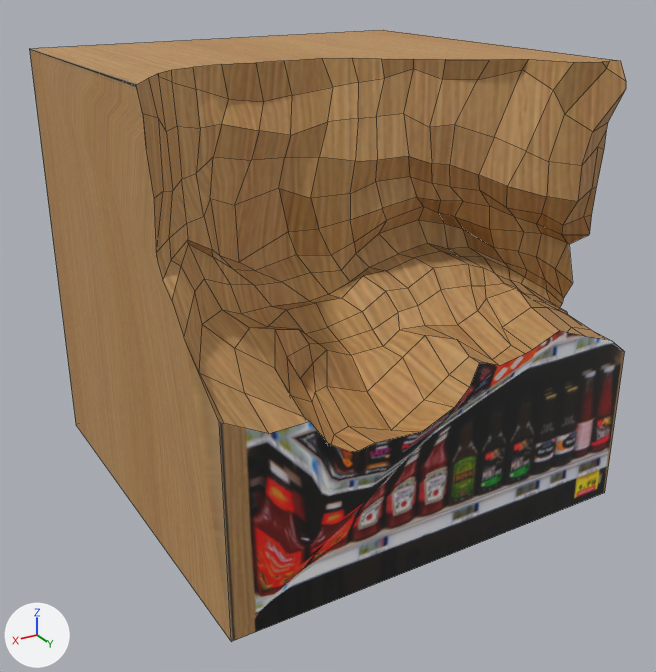
Renders of the OBJ model GLImac-Template-build/TP_proj/assets/trouDroite.obj from each side of a commit.
The view is the same before and after, from a camera (50 mm lens) standing at (3.14, 5.31, 0.67) and looking at (0.05, 0.17, -1.9). Lighting does not change. The marker at lower left points along +X, +Y and +Z. Mesh edges are drawn as thin lines. Where no turn or scale is listed for an object, it has been applied to the vertices.
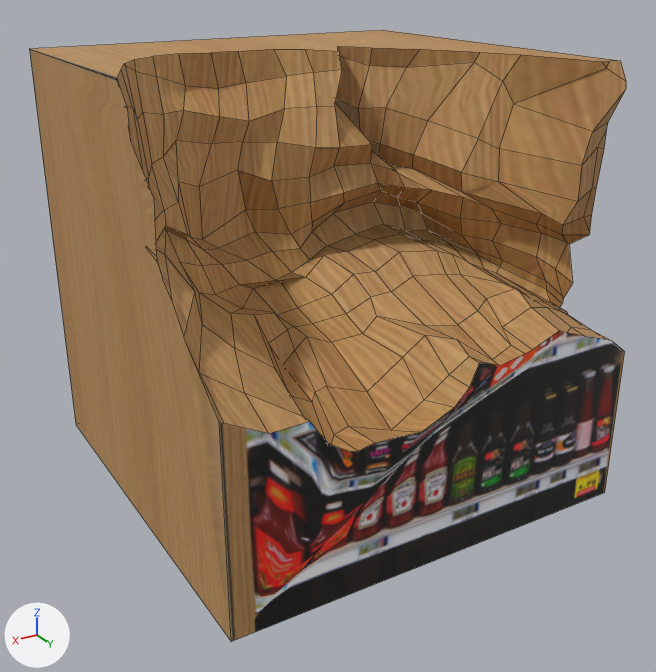
The newer file is also turned or shifted as a whole; pictures and numbers use the older file's frame.

Where the change shows, as pixel boxes (x1, y1, x2, y2) in the pictures (656 x 672 px; the box of a moved part takes in the faces that stretch with it):
'Cube', reshaped, shading changed: (30, 30, 626, 642) in both
part 1 of me_cube, moved or reshaped: (104, 43, 609, 402) in both
part 2 of me_cube, shading changed: (184, 61, 626, 642) in both

The change in detail:
me_cube has 302 vertices, 263 faces and spans x -1.5..1.5, y -1.5..1.5, z -3.0..0.0.
me_cube is used by ob_cube; location (0.0, 0.0, 0.0).
me_cube part 1: 179 of 302 vertices moved; they spanned x -1.33..1.5, y 0.03..1.05, z -1.87..0.0 and now span x -1.33..1.5, y -0.66..0.56, z -1.87..0.0; mean shift (0.0, -0.49, 0.0); largest move (-0.42, 0.35, -0.35) -> (-0.42, -0.61, -0.35).
me_cube part 2: edges marked sharp go from 562 to 563.
